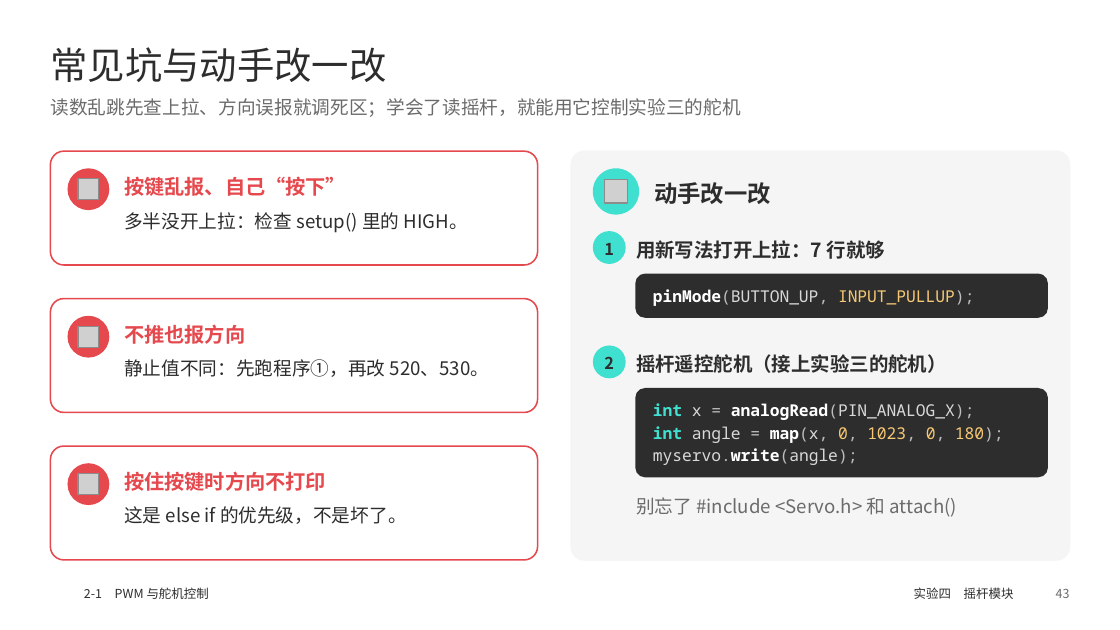
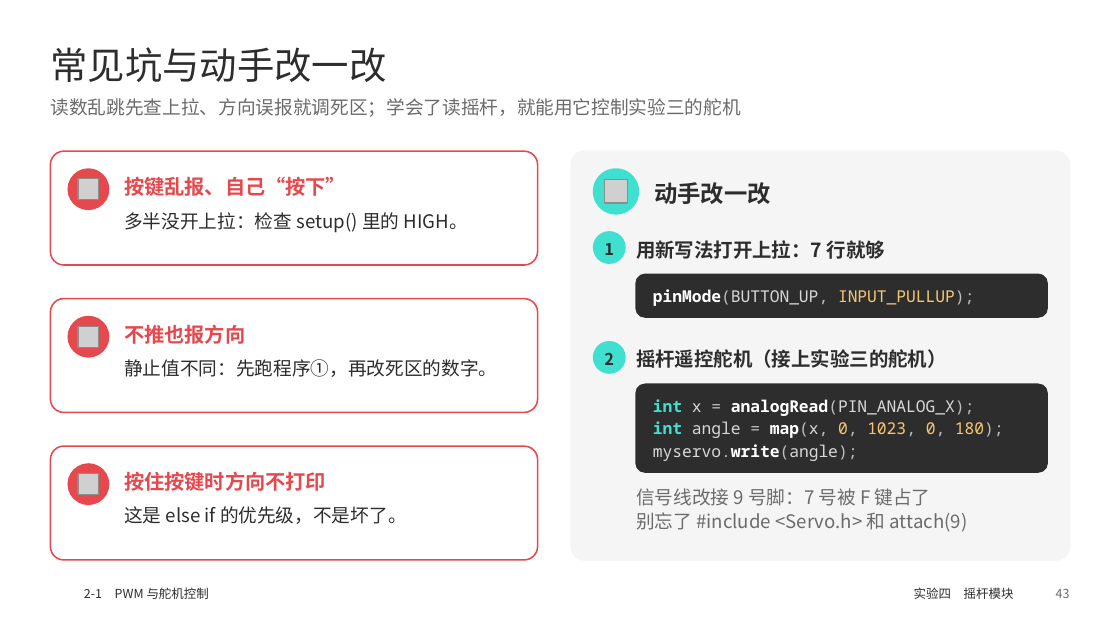
Before and after one commit to memoryzm214/Ericzm214, a slide deck: slide 43 of arduino-ppt/output/2-1_PWM_RGB呼吸灯_舵机_摇杆.pptx. Drawn at 1120x630 pixels with LibreOffice and Linux fonts; fonts in the diff are those of the drawing; grey boxes stand for pictures; background and template pictures are left out. Boxes give left, top, right and bottom in pixels: in the first picture for what was removed or moved away, otherwise in the second. Text is boxed around its words. In the diff, an @@ line names an element or a change of style, - is before the commit and + after.

```diff
--- a/arduino-ppt/output/2-1_PWM_RGB呼吸灯_舵机_摇杆.pptx
+++ b/arduino-ppt/output/2-1_PWM_RGB呼吸灯_舵机_摇杆.pptx
@@ text at bbox=[124, 359, 497, 377]: text changed @@
-静止值不同：先跑程序①，再改 520、530。
+静止值不同：先跑程序①，再改死区的数字。
@@ 5 texts, 1 ellipse, 1 rounded rectangle: place and size @@
-5 texts, 1 ellipse, 1 rounded rectangle at bbox=[594, 346, 1047, 476]
+5 texts, 1 ellipse, 1 rounded rectangle at bbox=[594, 342, 1047, 472]
@@ text at bbox=[636, 488, 968, 532]: text changed @@
-别忘了 #include <Servo.h> 和 attach()
+信号线改接 9 号脚：7 号被 F 键占了
+别忘了 #include <Servo.h> 和 attach(9)
@@ text "信号线改接 9 号脚：7 号被 F ..." at bbox=[636, 488, 968, 532]: vertical alignment middle to top @@
```
Also in this commit, not shown: 10 other slides changed, 3 other files.
